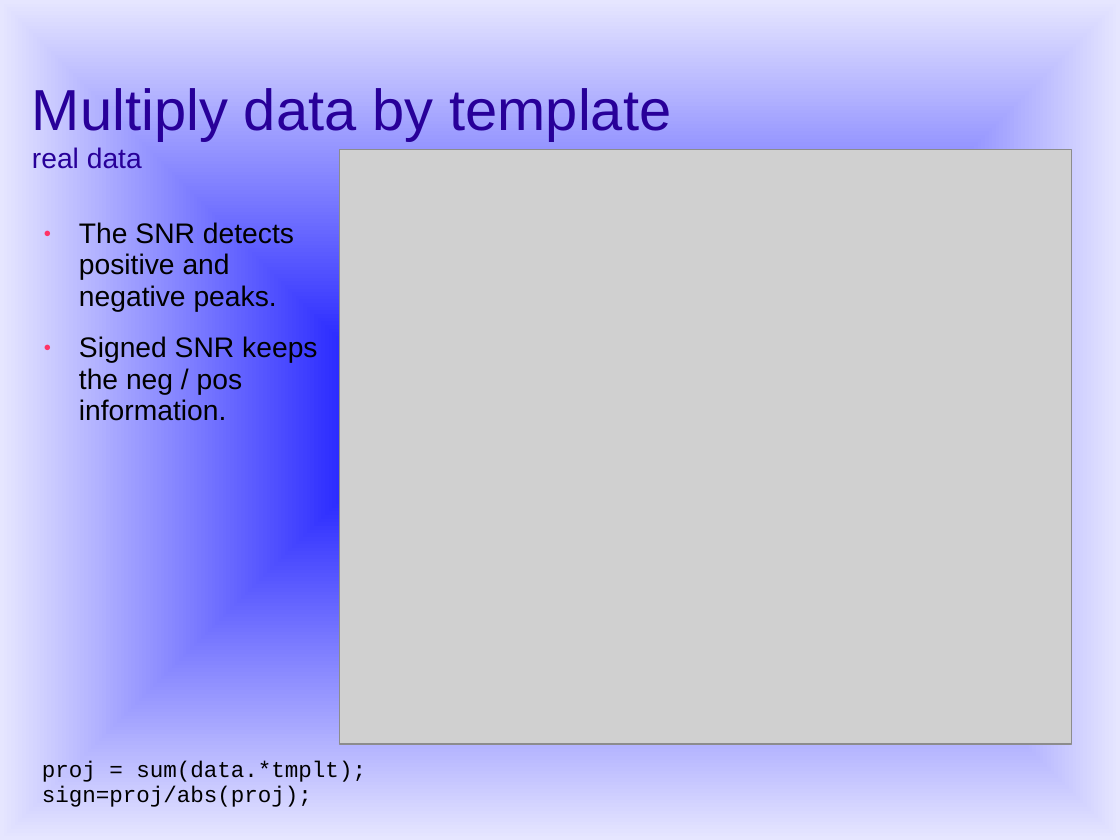
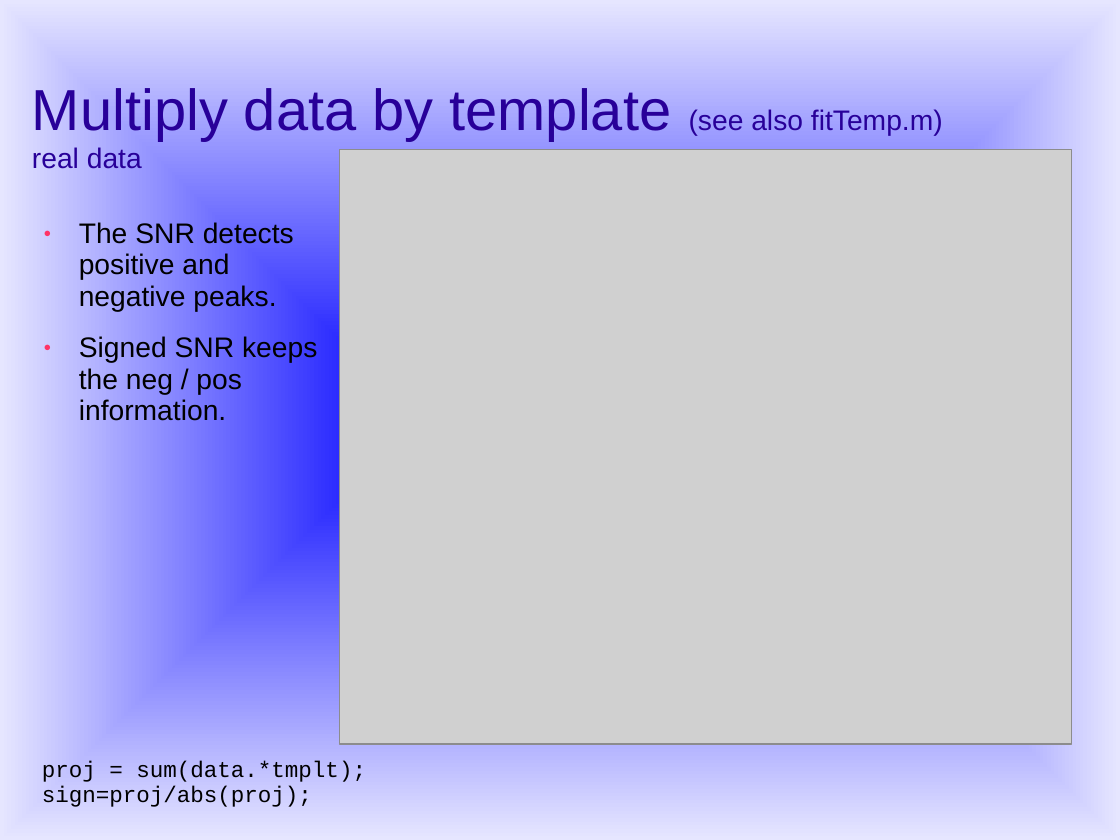
Before and after one commit to yuval-harpaz/work-drafts, a slide deck: slide 8 of docs/findTransient.ppt. Drawn at 1120x840 pixels with LibreOffice and Linux fonts; fonts in the diff are those of the drawing; grey boxes stand for pictures. Boxes give left, top, right and bottom in pixels: in the first picture for what was removed or moved away, otherwise in the second. Text is boxed around its words. In the diff, an @@ line names an element or a change of style, - is before the commit and + after.

```diff
--- a/docs/findTransient.ppt
+++ b/docs/findTransient.ppt
@@ title at bbox=[32, 84, 943, 169]: text changed; size 41 to 20 pt @@
-Multiply data by template
-real data
+Multiply data by template (see also fitTemp.m)
+real data
```
Also in this commit, not shown: 2 other slides changed, 1 other file.
